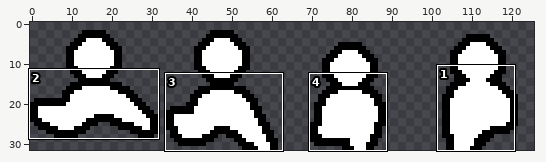
Sprite sheet: LanParty/Assets/sprites/TiM - character animations/anim by rows Camicia/TiM_anim2.png. The first picture is a wide view before the edit; the outline marks the close-up.
Close-up. As it was:
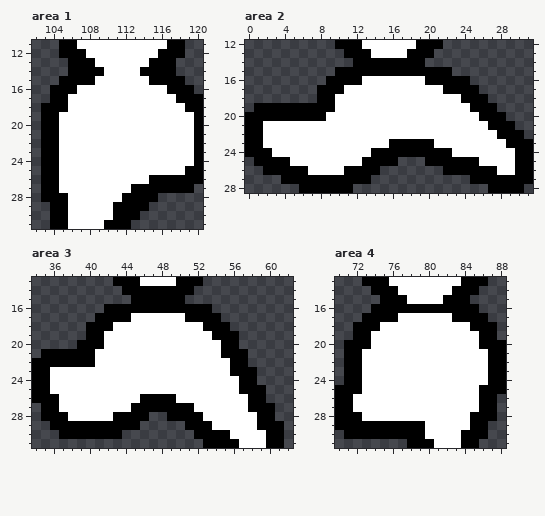
The file is 128x32 pixels. Shown: area 1: x 102..120, y 11..31; area 2: x 0..31, y 12..28; area 3: x 34..62, y 13..31; area 4: x 70..88, y 13..31. The wide view leaves out empty margins.
And afterwards:
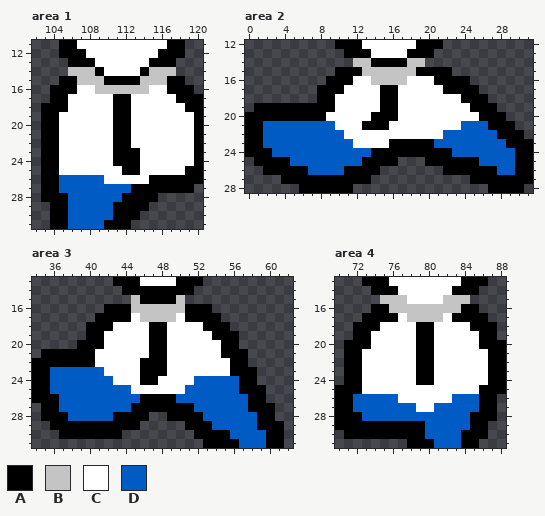
Palette (. is transparent): A #000000  B #c4c4c4  C #ffffff  D #005bc4
Author's note on the commit: finished moving camicia
Changes in this commit:
Changed rows in their new state; - is an unchanged pixel.
Area 1:
first column x 105:
14 -BBB------BBB
15 --BBBAAAABBB-
16 ----BBBBBB---
17 ------AA-----
18 ------AA-----
19 ------AA-----
20 ------AA-----
21 ------AA-----
22 ------AA-----
23 ------AAA----
24 ------AAA----
25 -------AA----
26 DDDDD--------
27 DDDDDDDD-----
28 -DDDDDD------
29 -DDDDD-------
30 -DDDDD-------
31 -DDDD--------
Area 2:
first column x 2:
14 ----------BB----BB----------
15 -----------BBBBBB-----------
16 ----------C-BBBB--C---------
17 -------------AA-------------
18 -------------AA-------------
19 -------------AA-------------
20 ------------AAA-------------
21 DDDDDDDD---AAA--------DDD---
22 DDDDDDDDD-----------DDDDDD--
23 DDDDDDDDDD---------DDDDDDDD-
24 -DDDDDDDDDDD---------DDDDDDD
25 ---DDDDDDDD-------------DDDD
26 -----DDDD-----------------DD
Area 3:
first column x 36:
15 ---------B----B---------
16 ---------BBBBBB---------
17 ----------BBBB----------
18 -----------AA-----------
19 -----------AA-----------
20 -----------AA-----------
21 -----------AA-----------
22 ----------AAA-----------
23 DDDDDD----AAA-----------
24 DDDDDDD---AA----DDDDD---
25 DDDDDDDDD------DDDDDD---
26 -DDDDDDDDD----DDDDDDDD--
27 -DDDDDDDD-------DDDDDD--
28 --DDDDD----------DDDDDD-
29 ------------------DDDDD-
30 --------------------DDDD
31 ---------------------DDD
Area 4:
first column x 72:
15 ---BBB----BBB-
16 ----BBBBBBBB--
17 ------BBBB----
18 -------AA-----
19 -------AA-----
20 -------AA-----
21 -------AA-----
22 -------AA-----
23 -------AA-----
24 -------AA-----
26 DDDDD------DDD
27 DDDDDDD--DDDDD
28 -DDDDDDDDDDDD-
29 --------DDDDD-
30 --------DDDD--
31 ---------DDD--
Pixel boxes of the changes (left, top, right, bottom) in both close-ups:
changed: (59, 67, 176, 229)
changed: (263, 58, 434, 175)
changed: (434, 121, 515, 175)
changed: (50, 295, 266, 448)
changed: (353, 295, 479, 448)
